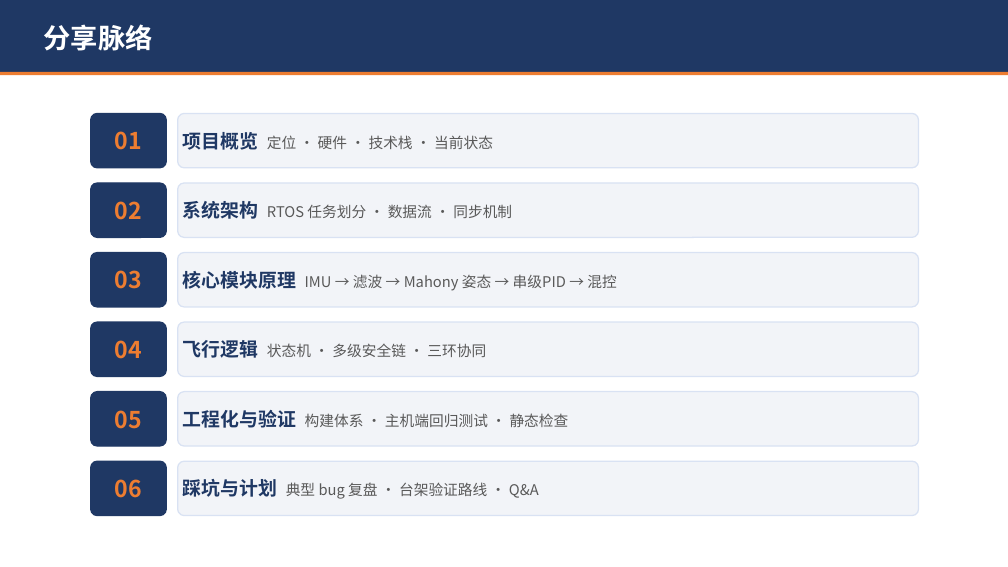
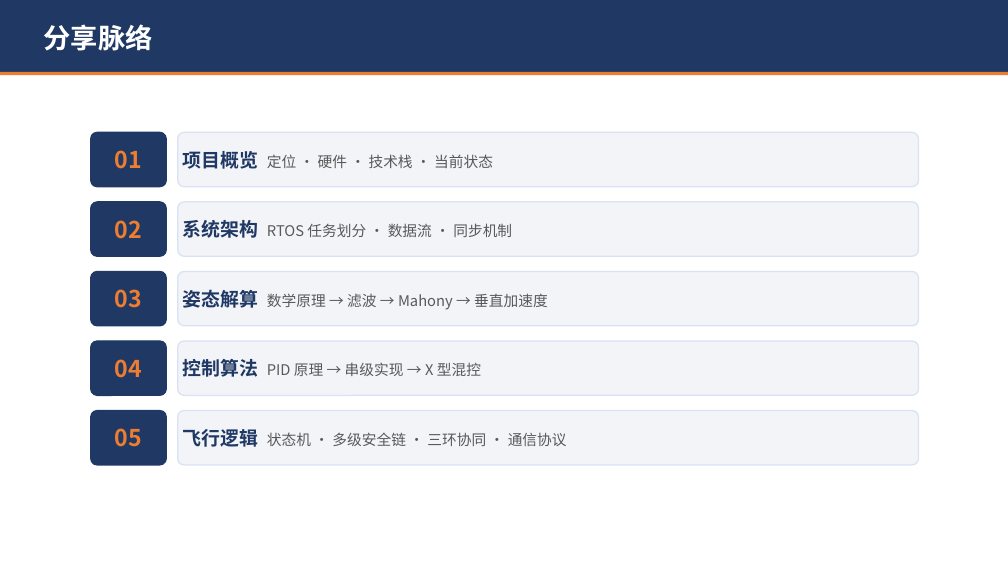
Before and after one commit to xiexiaoan147-cyber/STM32F4_Drone, a slide deck: slide 2 of Docs/四轴飞控项目分享.pptx. Drawn at 1008x567 pixels with LibreOffice and Linux fonts; fonts in the diff are those of the drawing. Boxes give left, top, right and bottom in pixels: in the first picture for what was removed or moved away, otherwise in the second. Text is boxed around its words. In the diff, an @@ line names an element or a change of style, - is before the commit and + after.

Commit message:
docs: PPT 调整——删工程验证/踩坑/路线图, 新增姿态解算原理与PID原理页

```diff
--- a/Docs/四轴飞控项目分享.pptx
+++ b/Docs/四轴飞控项目分享.pptx
@@ 8 rounded rectangles: place and size @@
-8 rounded rectangles at (91,113,919,446)
+8 rounded rectangles at (91,132,919,465)
@@ text in rounded rectangle at (183,290,548,310): text changed @@
-核心模块原理 IMU → 滤波 → Mahony 姿态 → 串级PID → 混控
+姿态解算 数学原理 → 滤波 → Mahony → 垂直加速度
@@ rounded rectangle added at (178,341,919,395), fill #F2F4F8, outline #D9E2F3 1.2 pt, 14 pt, text #595959 @@
+控制算法 PID 原理 → 串级实现 → X 型混控
@@ rounded rectangle "飞行逻辑 状态机 · 多级安全链 · ...": place and size @@
-rounded rectangle "飞行逻辑 状态机 · 多级安全链 · ..." at (178,322,919,377)
+rounded rectangle "飞行逻辑 状态机 · 多级安全链 · ..." at (178,411,919,465)
@@ rounded rectangle removed at (178,392,919,446) @@
-工程化与验证 构建体系 · 主机端回归测试 · 静态检查
@@ text in rounded rectangle at (183,429,567,447): text changed @@
-飞行逻辑 状态机 · 多级安全链 · 三环协同
+飞行逻辑 状态机 · 多级安全链 · 三环协同 · 通信协议
@@ rounded rectangle removed at (91,461,166,516) @@
-06
@@ rounded rectangle removed at (178,461,919,516) @@
-踩坑与计划 典型 bug 复盘 · 台架验证路线 · Q&A
```
Also in this commit, not shown: 9 other slides changed, 2 slides added, 2 slides removed.
